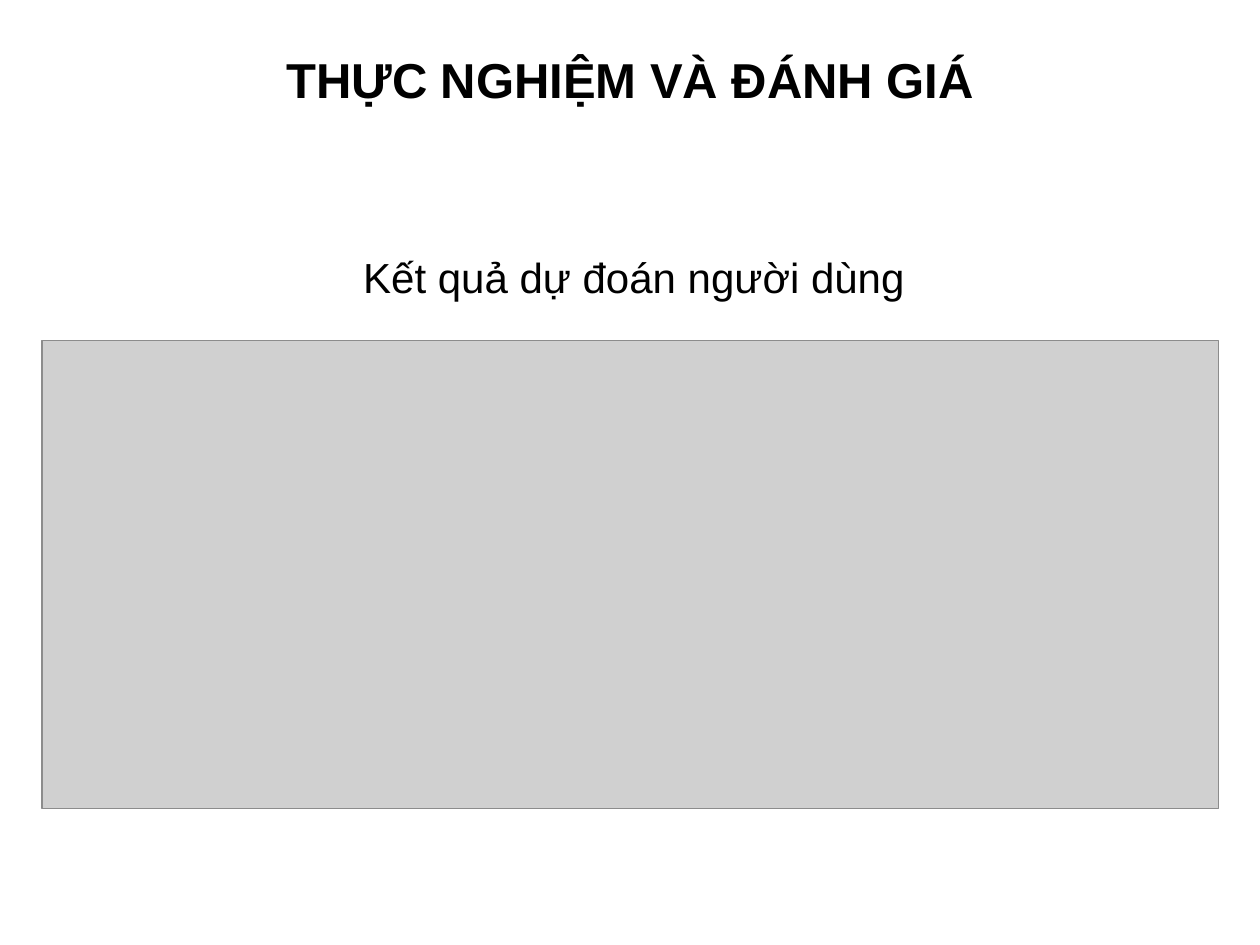
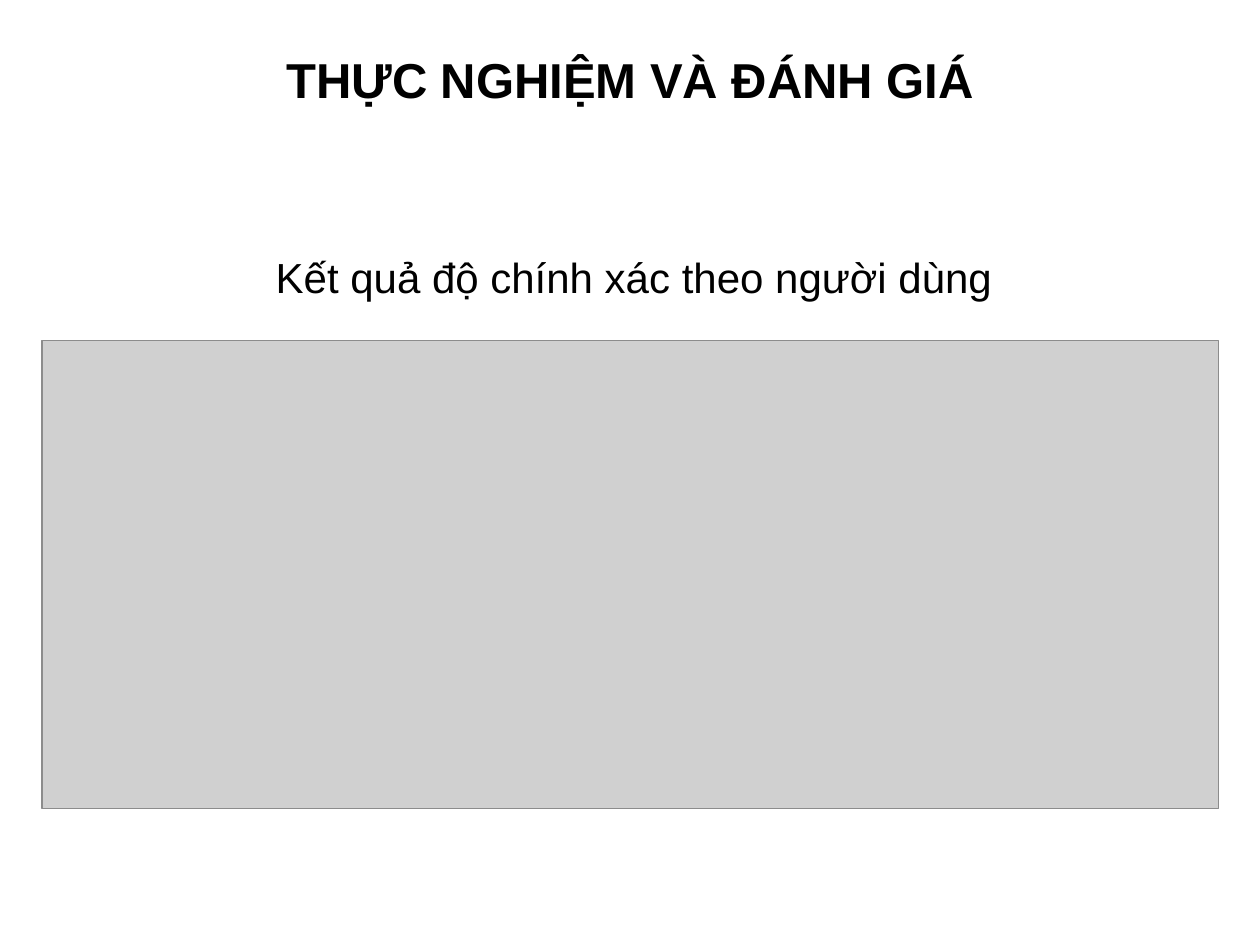
Before and after one commit to truonghaibg/thesis, a slide deck: slide 18 of tchai/Slide_LuanVan_TruongCongHai.ppt. Drawn at 1260x945 pixels with LibreOffice and Linux fonts; fonts in the diff are those of the drawing; grey boxes stand for pictures; background and template pictures are left out. Boxes give left, top, right and bottom in pixels: in the first picture for what was removed or moved away, otherwise in the second. Text is boxed around its words. In the diff, an @@ line names an element or a change of style, - is before the commit and + after.

```diff
--- a/tchai/Slide_LuanVan_TruongCongHai.ppt
+++ b/tchai/Slide_LuanVan_TruongCongHai.ppt
@@ text at (x1=276, y1=260, x2=991, y2=302): text changed @@
-Kết quả dự đoán người dùng
+Kết quả độ chính xác theo người dùng
```
Also in this commit, not shown: 13 other slides changed, 1 slide added, 1 slide removed.
